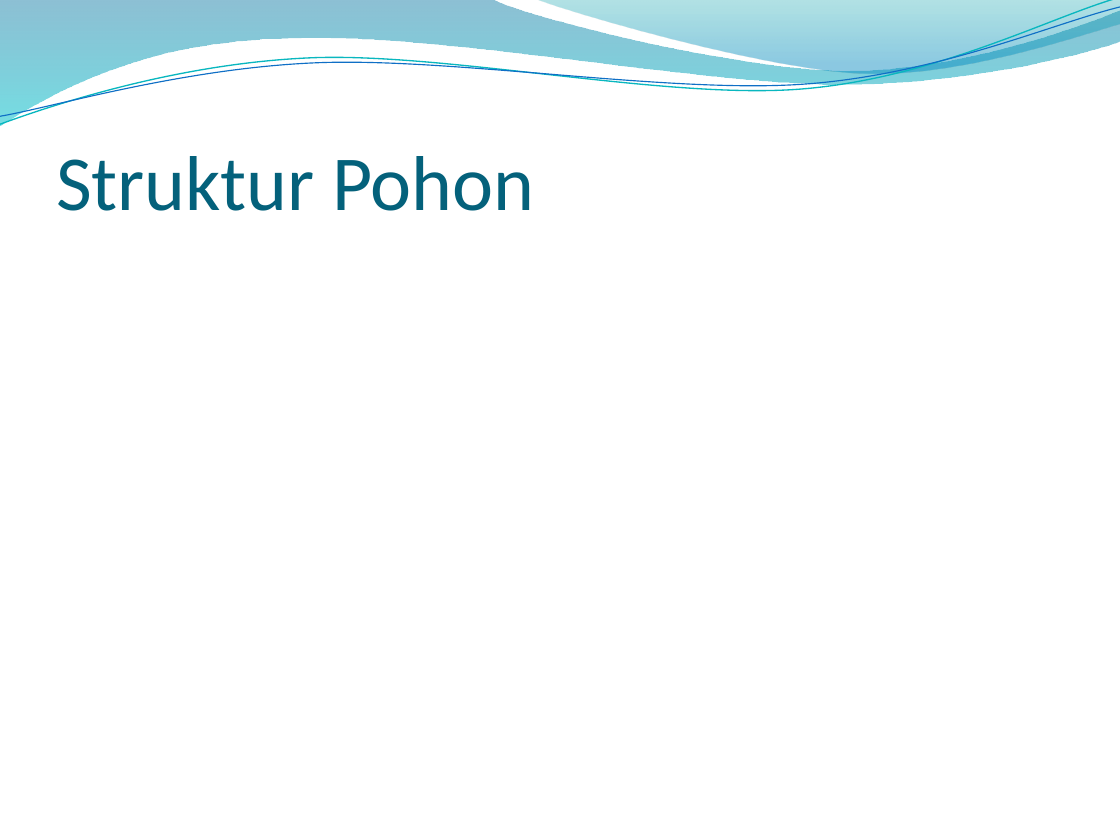
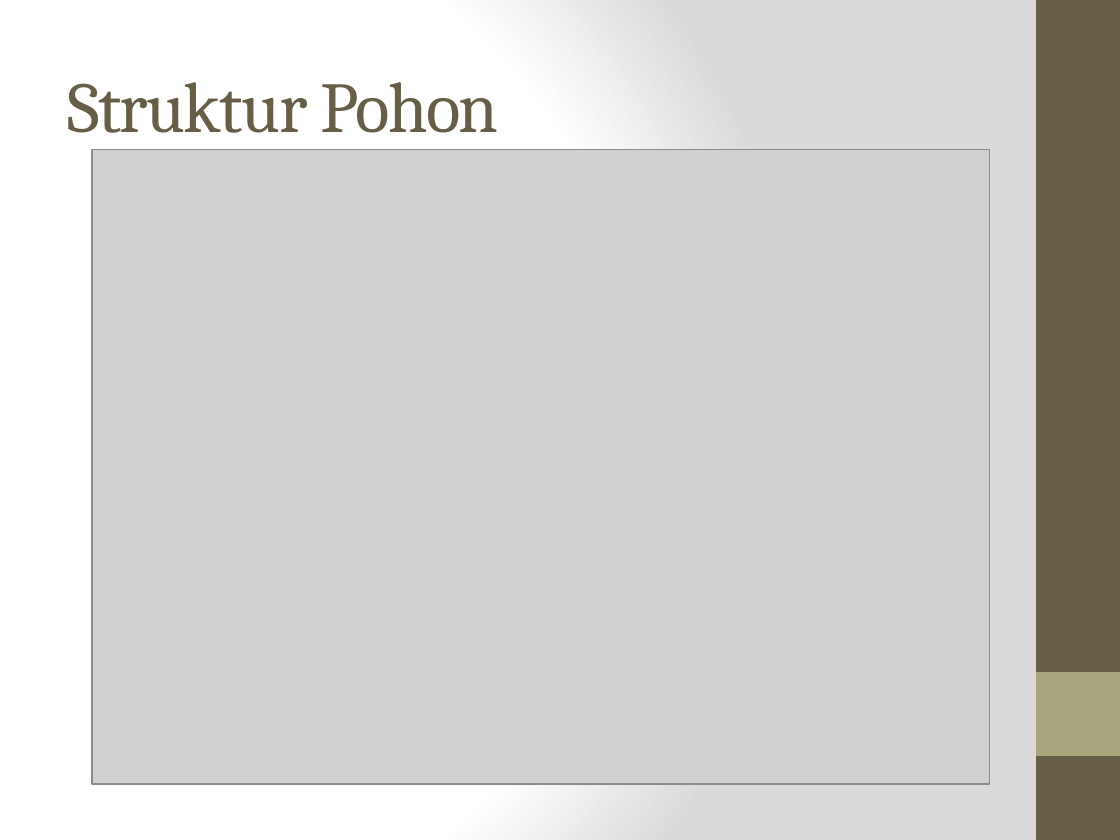
Before and after one commit to FredyOngJaya/tugas-kuliah, a slide deck: slide 5 of IMK/SuvABeWe.pptx. Drawn at 1120x840 pixels with LibreOffice and Linux fonts; fonts in the diff are those of the drawing; grey boxes stand for pictures; background and template pictures are left out. Boxes give left, top, right and bottom in pixels: in the first picture for what was removed or moved away, otherwise in the second. Text is boxed around its words. In the diff, an @@ line names an element or a change of style, - is before the commit and + after.

```diff
--- a/IMK/SuvABeWe.pptx
+++ b/IMK/SuvABeWe.pptx
@@ background picture (left out) to gradient #FFFFFF to #DADADA @@
@@ freeform shape removed at [0, 0, 1120, 127] @@
@@ freeform shape removed at [0, 0, 1120, 131] @@
@@ freeform shape removed at [0, 7, 1120, 125] @@
@@ freeform shape removed at [536, 0, 1120, 77] @@
@@ rectangle added at [1036, 0, 1120, 840], fill #675E47 @@
@@ title "Struktur Pohon": place and size @@
-title "Struktur Pohon" at [56, 156, 534, 211]
+title "Struktur Pohon" at [67, 82, 499, 133]
@@ title "Struktur Pohon" at [67, 82, 499, 133]: size 50 to 46 pt, font Calibri to Cambria, text colour #04617B to #675E47, letter spacing 0 to -1 pt; vertical alignment bottom to middle @@
@@ picture added at [92, 149, 989, 784] @@
@@ rectangle added at [1036, 672, 1120, 756], fill #A9A57C @@
```
Also in this commit, not shown: 5 other slides changed, 4 slides added.
